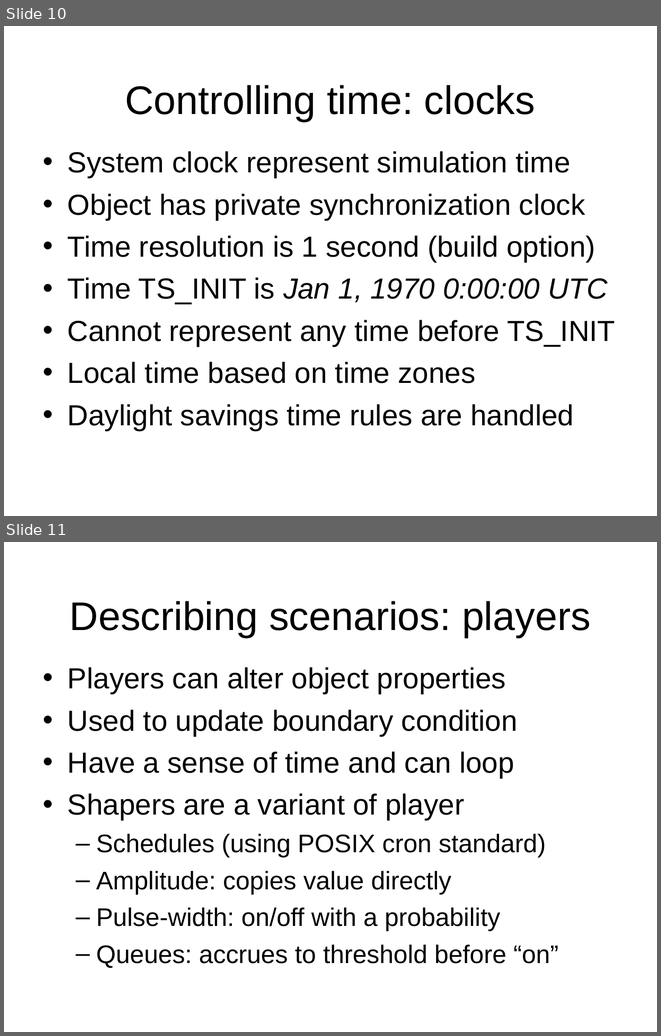
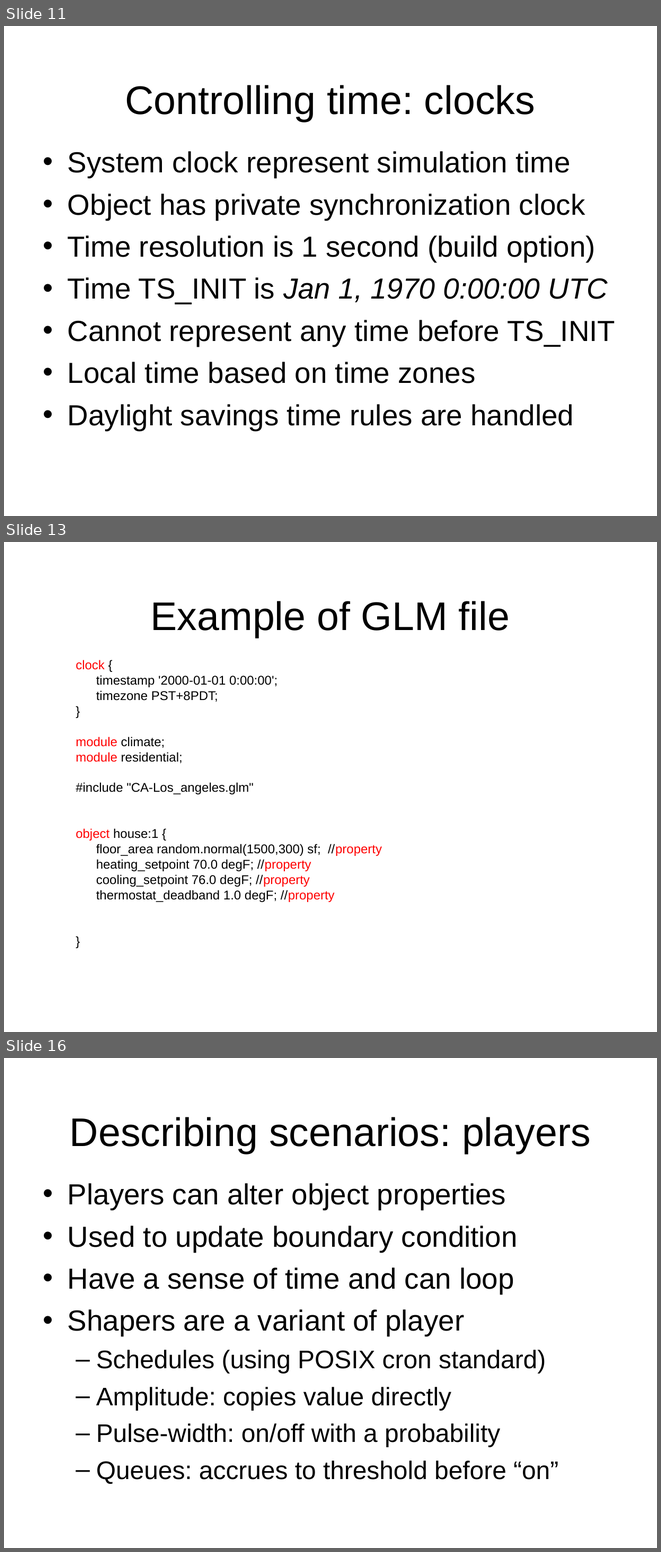
Before and after one commit to gridlab-d/course, a slide deck: 1.1 - What is GridLAB-D.pps. Shown one above the other, each under a label of ours: slides 10 and 11 before the commit, slides 11, 13 and 16 after it; the slides between them are not shown. The pictures are 661x1036 and 661x1552 pixels, drawn with LibreOffice and Linux fonts; fonts in the diff are those of the drawing; background and template pictures are left out. Boxes give left, top, right and bottom in pixels: in the first picture for what was removed or moved away, otherwise in the second. Text is boxed around its words. In the diff, an @@ line names an element or a change of style, - is before the commit and + after.

```diff
--- a/1.1 - What is GridLAB-D.pps
+++ b/1.1 - What is GridLAB-D.pps
@@ slide 13 added at <box>4,542,657,1032</box>, background picture (left out) @@
@@ title added at <box>151,601,510,637</box>, 44 pt, text #000000 @@
+Example of GLM file
@@ text added at <box>76,660,382,902</box>, 14 pt, text #000000 @@
+  clock {
+  timestamp '2000-01-01 0:00:00';
+  timezone PST+8PDT;
+  }
+  module climate;
+  module residential;
+  #include "CA-Los_angeles.glm"
+  object house:1 {
+  floor_area random.normal(1500,300) sf; //property
+  heating_setpoint 70.0 degF; //property
+  cooling_setpoint 76.0 degF; //property
+  thermostat_deadband 1.0 degF; //property
+  }
@@ what was slide 10 is now slide 11 @@
@@ what was slide 11 is now slide 16 @@
```
Also in this commit, not shown: 3 slides changed, 7 other slides added, 5 slides removed.
